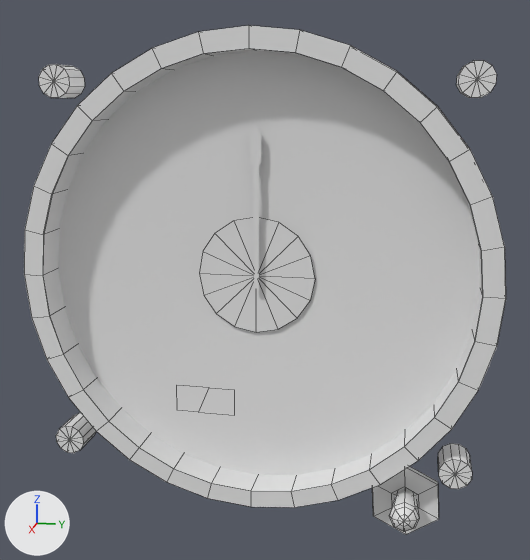
The Blender file dev/iat_pa18.blend as it was, and as the next commit left it.
Rendered twice from a 50 mm lens placed at (-0.0955, -0.0539, -0.3567), pointed at (-0.1769, -0.0702, -0.3771). Every picture has the same lights, and +X, +Y and +Z are marked at lower left. Mesh edges are drawn as thin lines on the coarser meshes. Materials are left out; every surface is plain grey.

Objects in the first picture: 'bezel', 'bezelinside', 'bezeloutside', 'face', 'marker', 'mode', 'needle', 'screws', 'toggle'.
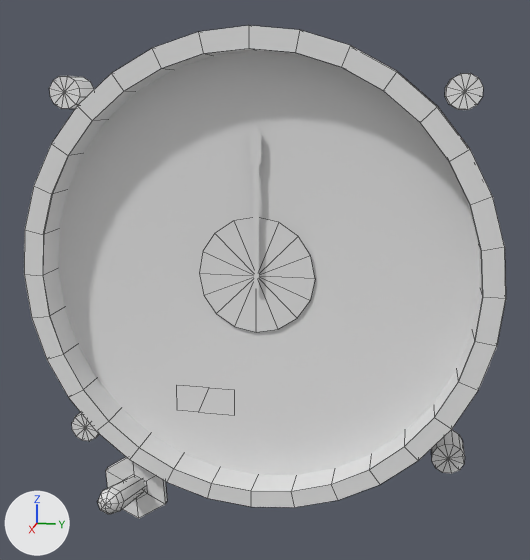
The change in detail:
me_mesh_001 has 100 vertices, 96 faces and spans x -0.1807..-0.1764, y -0.0977..-0.0456, z -0.4013..-0.3528.
me_mesh_001 is used by ob_screws; location (0.0, 0.0, 0.0).
me_mesh_001 part 1: the loose piece of 25 vertices spanning x -0.1806..-0.1764, y -0.0967..-0.0929, z -0.3565..-0.3528 is moved by (-0.0014, 0.0005, -0.0012).
me_mesh_001 part 2: the loose piece of 25 vertices spanning x -0.1807..-0.1765, y -0.0498..-0.046, z -0.3565..-0.3528 is moved by (-0.0014, -0.0011, -0.0012).
me_mesh_001 part 3: the loose piece of 25 vertices spanning x -0.1805..-0.1764, y -0.0493..-0.0456, z -0.401..-0.3973 is moved by (-0.0015, -0.0008, 0.0011).
me_mesh_001 part 4: the loose piece of 25 vertices spanning x -0.1805..-0.1764, y -0.0977..-0.094, z -0.4013..-0.3976 is moved by (-0.0015, 0.0015, 0.0011).
Object 'toggle' (ob_toggle) moves from (0.0, 0.0, 0.0) to (0.0, -0.0352, -0.002).
Object 'bezel' (ob_bezel) moves from (0.0, 0.0, 0.0) to (0.0, -0.0352, -0.002).

Boxes [x1, y1, x2, y2] around the edits, measured in the pictures (530 x 560 px; the box of a moved part takes in the faces that stretch with it):
'screws', reshaped (7% shorter)
    before: [39, 60, 497, 489]
    after: [49, 73, 483, 473]
'bezel', moved
    before: [372, 466, 439, 534]
    after: [106, 457, 167, 518]
'toggle', moved
    before: [389, 489, 419, 532]
    after: [98, 476, 145, 514]
part 1 of me_mesh_001, moved or reshaped
    before: [39, 64, 85, 98]
    after: [49, 76, 94, 109]
part 2 of me_mesh_001, moved or reshaped
    before: [456, 60, 497, 98]
    after: [445, 73, 483, 110]
part 3 of me_mesh_001, moved or reshaped
    before: [438, 443, 472, 489]
    after: [431, 430, 465, 473]
part 4 of me_mesh_001, moved or reshaped
    before: [56, 413, 96, 453]
    after: [72, 412, 99, 441]
